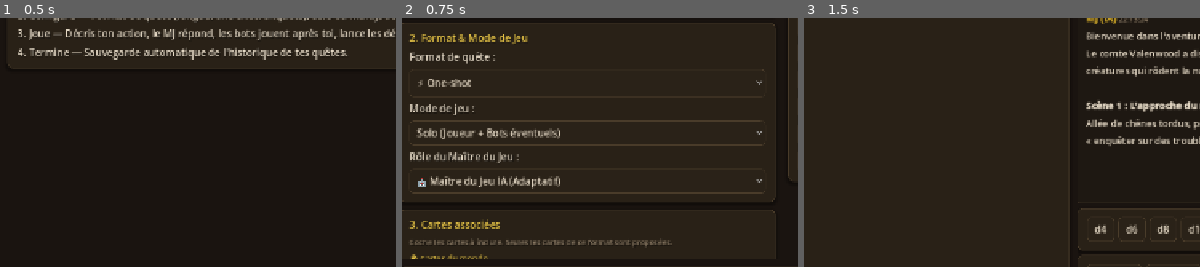
Above: before the commit, frames 1-3 (left to right).
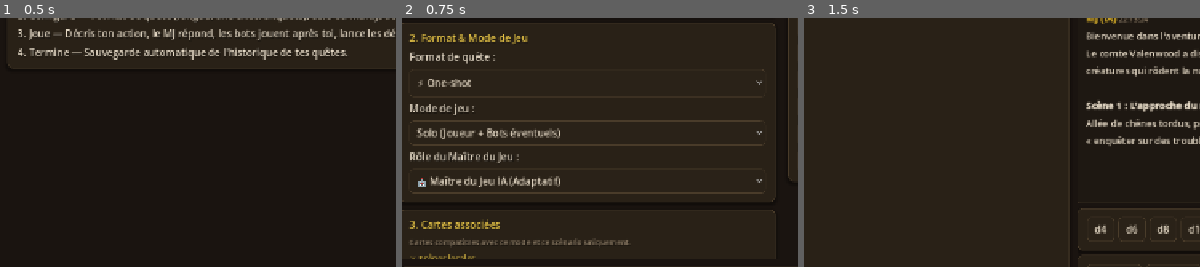
Above: after the commit, the same moments.

Repository: Poisson48/OpenQuest_jdr
Game: Godot game, scene res://scenes/main_menu.tscn
The game is run twice, just before and just after one commit, with the same random seed, the same clock (stepped at 60 frames per second) and the same inputs.
Inputs:
- Up to frame 1 (0.5 s): no input
- Up to frame 2 (0.75 s): click "🎮 Lancer une partie" at 0.5 s
- Up to frame 3 (1.5 s): click "🚀 Lancer l'Aventure !" at 1.25 s
The pictures show only the part of the screen within x 2-52%, y 39-89%; the shares and areas given below are measured in that part.

Frame 1 is identical in both runs. In frame 2, 0.8% of the frame differs, in the area x 2-69%, y 88-97%; in frame 3, nothing differs.

Commit message:
Restreint la config de partie aux contenus du mode choisi.
Filtre cartes, personnages et bots par format/scénario et valide la sélection au lancement (Godot + web).

Diff:
--- a/game/scripts/autoload/game_data.gd
+++ b/game/scripts/autoload/game_data.gd
@@ -89,12 +89,21 @@
 			result.append(c)
 	return result
 
+func is_character_valid_for_format(char: Dictionary, quest_format: String) -> bool:
+	if char.is_empty():
+		return false
+	var is_inv := quest_format == "investigation"
+	return (char.get("roster", "general") == "investigation") == is_inv
+
+func is_bot_valid_for_format(bot: Dictionary, quest_format: String) -> bool:
+	if bot.is_empty():
+		return false
+	return (quest_format == "investigation") == is_investigation_bot(bot)
+
 func get_characters_for_quest_format(quest_format: String) -> Array:
-	if quest_format == "investigation":
-		return get_characters("investigation")
 	var result: Array = []
 	for c in characters:
-		if c.get("roster", "general") != "investigation":
+		if is_character_valid_for_format(c, quest_format):
 			result.append(c)
 	return result
 
@@ -443,10 +452,9 @@
 	return bot.get("roster", "") == "investigation" or bot_id.begins_with("bot-inv")
 
 func get_bots_for_quest_format(quest_format: String) -> Array:
-	var is_inv := quest_format == "investigation"
 	var result: Array = []
 	for b in get_bots():
-		if is_inv == is_investigation_bot(b):
+		if is_bot_valid_for_format(b, quest_format):
 			result.append(b)
 	return result
 
--- a/game/scripts/autoload/map_data.gd
+++ b/game/scripts/autoload/map_data.gd
@@ -82,9 +82,16 @@
 		if is_investigation:
 			if m.get("roster", "general") != "investigation":
 				continue
+			if is_world_map(m):
+				continue
 		else:
 			if m.get("roster", "") == "investigation":
 				continue
+			if quest_format == "oneshot" and is_world_map(m):
+				continue
+		var linked_id: String = str(m.get("scenarioId", ""))
+		if not linked_id.is_empty() and linked_id != scenario_id:
+			continue
 		pool.append(m)
 	pool.sort_custom(func(a, b):
 		var a_linked := 0 if a.get("scenarioId", "") == scenario_id and not scenario_id.is_empty() else 1
--- a/game/scripts/game_setup.gd
+++ b/game/scripts/game_setup.gd
@@ -206,10 +206,10 @@
 
 	var pool: Array = MapData.get_setup_map_pool(scn_id, quest_format)
 	if pool.is_empty():
-		maps_hint_lbl.text = "Aucune carte disponible pour ce format — crée-en dans le Hub (onglet Cartes)."
-		return
-
-	maps_hint_lbl.text = "Coche les cartes à inclure. Seules les cartes de ce format sont proposées."
+		maps_hint_lbl.text = "Aucune carte pour ce mode et ce scénario — crée-en une dans le Hub (onglet Cartes)."
+		return
+
+	maps_hint_lbl.text = "Cartes compatibles avec ce mode et ce scénario uniquement."
 
 	var world_maps: Array = []
 	var local_maps: Array = []
@@ -302,20 +302,23 @@
 	var gm_idx := opt_gm.selected
 	var gm_val: String = opt_gm.get_item_metadata(gm_idx)
 
+	var quest_format: String = _get_quest_format()
+	var valid_bot_ids: Array = available_bots.map(func(b): return b.get("id", ""))
+
 	var party: Array = []
 
 	if not available_chars.is_empty() and opt_main_char.selected >= 0:
 		var char_id: String = opt_main_char.get_item_metadata(opt_main_char.selected)
 		if not char_id.is_empty():
 			var main_char := GameData.get_character_by_id(char_id)
-			if not main_char.is_empty():
+			if not main_char.is_empty() and GameData.is_character_valid_for_format(main_char, quest_format):
 				var member := main_char.duplicate(true)
 				member["isPlayer"] = true
 				member["isHuman"] = true
 				member["isBot"] = false
 				party.append(member)
 	if party.is_empty():
-		var roster := "investigation" if _get_quest_format() == "investigation" else "general"
+		var roster := "investigation" if quest_format == "investigation" else "general"
 		var default_char := GameData.create_blank_character(roster)
 		default_char["name"] = "Aventurier" if roster == "general" else "Enquêteur"
 		default_char["isPlayer"] = true
@@ -324,19 +327,23 @@
 		party.append(default_char)
 
 	for bot_id in selected_bot_ids:
+		if not valid_bot_ids.has(bot_id):
+			continue
 		var bot := GameData.get_bot_by_id(bot_id)
-		if not bot.is_empty():
-			var bot_member := bot.duplicate(true)
-			bot_member["isPlayer"] = false
-			bot_member["isHuman"] = false
-			bot_member["isBot"] = true
-			party.append(bot_member)
-
-	var quest_format: String = _get_quest_format()
+		if bot.is_empty() or not GameData.is_bot_valid_for_format(bot, quest_format):
+			continue
+		var bot_member := bot.duplicate(true)
+		bot_member["isPlayer"] = false
+		bot_member["isHuman"] = false
+		bot_member["isBot"] = true
+		party.append(bot_member)
+
 	var party_size := int(spin_party_size.value)
 	var map_ids: Array = _get_selected_map_ids()
+	var valid_map_pool: Array = MapData.get_setup_map_pool(scn_id, quest_format).map(func(m): return m.get("id", ""))
+	map_ids = map_ids.filter(func(id): return valid_map_pool.has(id))
 	if map_ids.is_empty():
-		map_ids = MapData.get_map_ids_for_scenario(scn_id, quest_format)
+		map_ids = MapData.get_default_selected_map_ids(scn_id, quest_format)
 	map_ids = GameData.expand_map_ids_with_linked_locals(map_ids)
 
 	if NetworkClient.is_server_connected():
Not shown, changed: js/game.js
Not shown, changed: js/maps.js
